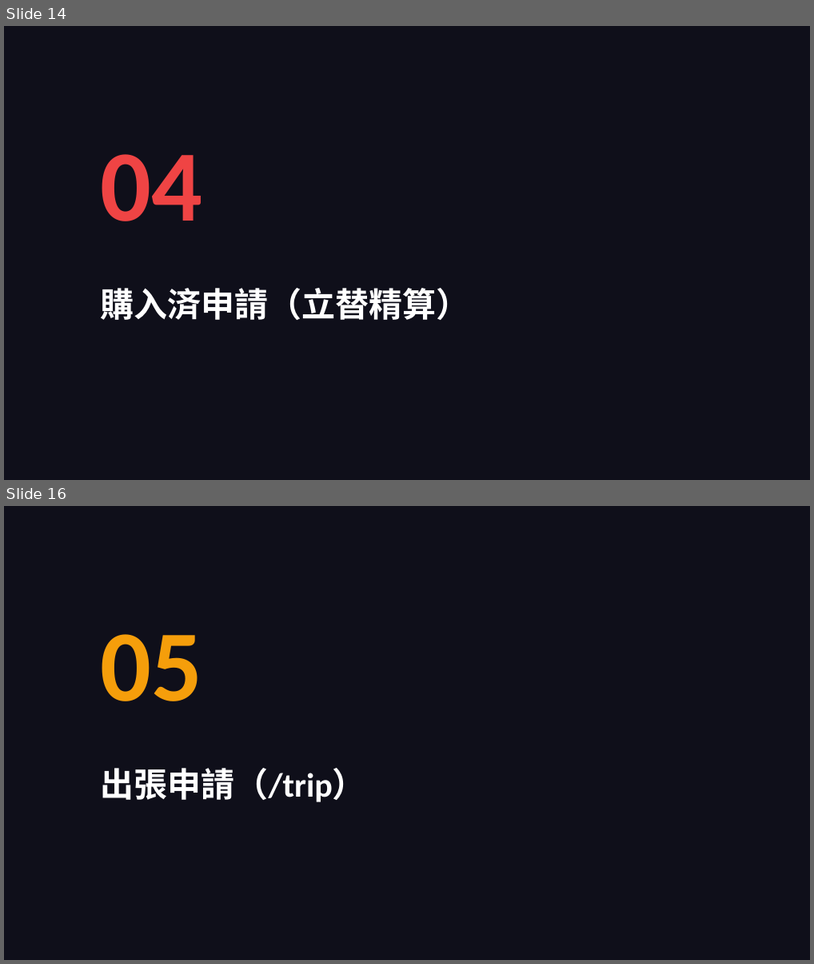
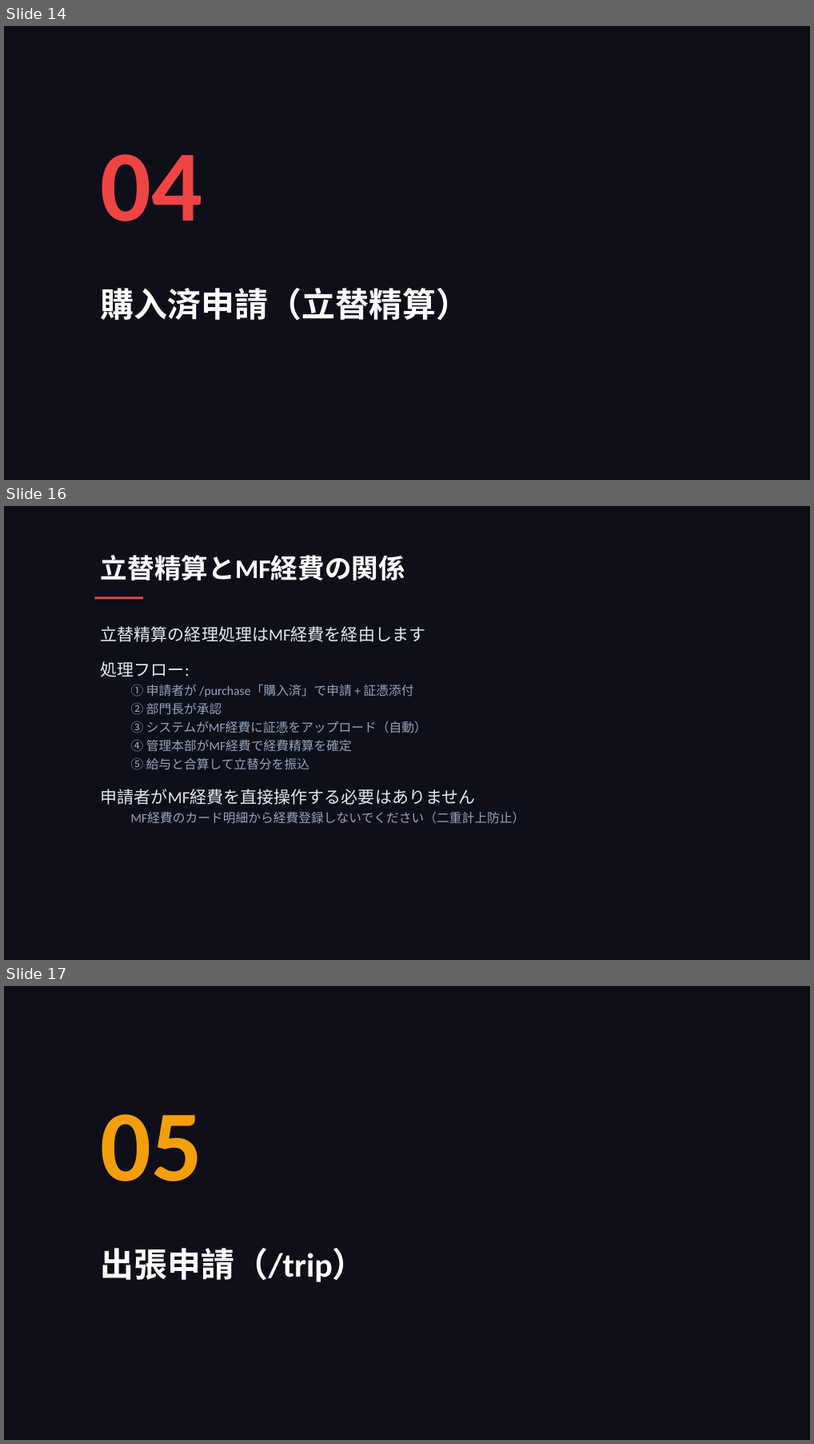
Before and after one commit to takeshiizawa123/next-procurement-poc, a slide deck: docs/user-manual.pptx. Shown one above the other, each under a label of ours: slides 14 and 16 before the commit, slides 14, 16 and 17 after it; the slides between them are not shown. The pictures are 814x964 and 814x1444 pixels, drawn with LibreOffice and Linux fonts; fonts in the diff are those of the drawing. Boxes give left, top, right and bottom in pixels: in the first picture for what was removed or moved away, otherwise in the second. Text is boxed around its words. In the diff, an @@ line names an element or a change of style, - is before the commit and + after.

```diff
--- a/docs/user-manual.pptx
+++ b/docs/user-manual.pptx
@@ slide 16 added at <box>4,506,810,960</box>, background #0F0F1A @@
@@ text added at <box>101,555,406,580</box>, 32 pt, text #FFFFFF, bold @@
+立替精算とMF経費の関係
@@ rectangle added at <box>94,596,143,599</box>, fill #EF4444 @@
@@ text added at <box>101,626,526,824</box>, 15 pt, text #94A3B8 @@
+立替精算の経理処理はMF経費を経由します
+処理フロー:
+  ① 申請者が /purchase「購入済」で申請 + 証憑添付
+  ② 部門長が承認
+  ③ システムがMF経費に証憑をアップロード（自動）
+  ④ 管理本部がMF経費で経費精算を確定
+  ⑤ 給与と合算して立替分を振込
+申請者がMF経費を直接操作する必要はありません
+  MF経費のカード明細から経費登録しないでください（二重計上防止）
@@ what was slide 16 is now slide 17 @@
```
Also in this commit, not shown: 10 slides changed, 14 other slides added, 1 other file.
